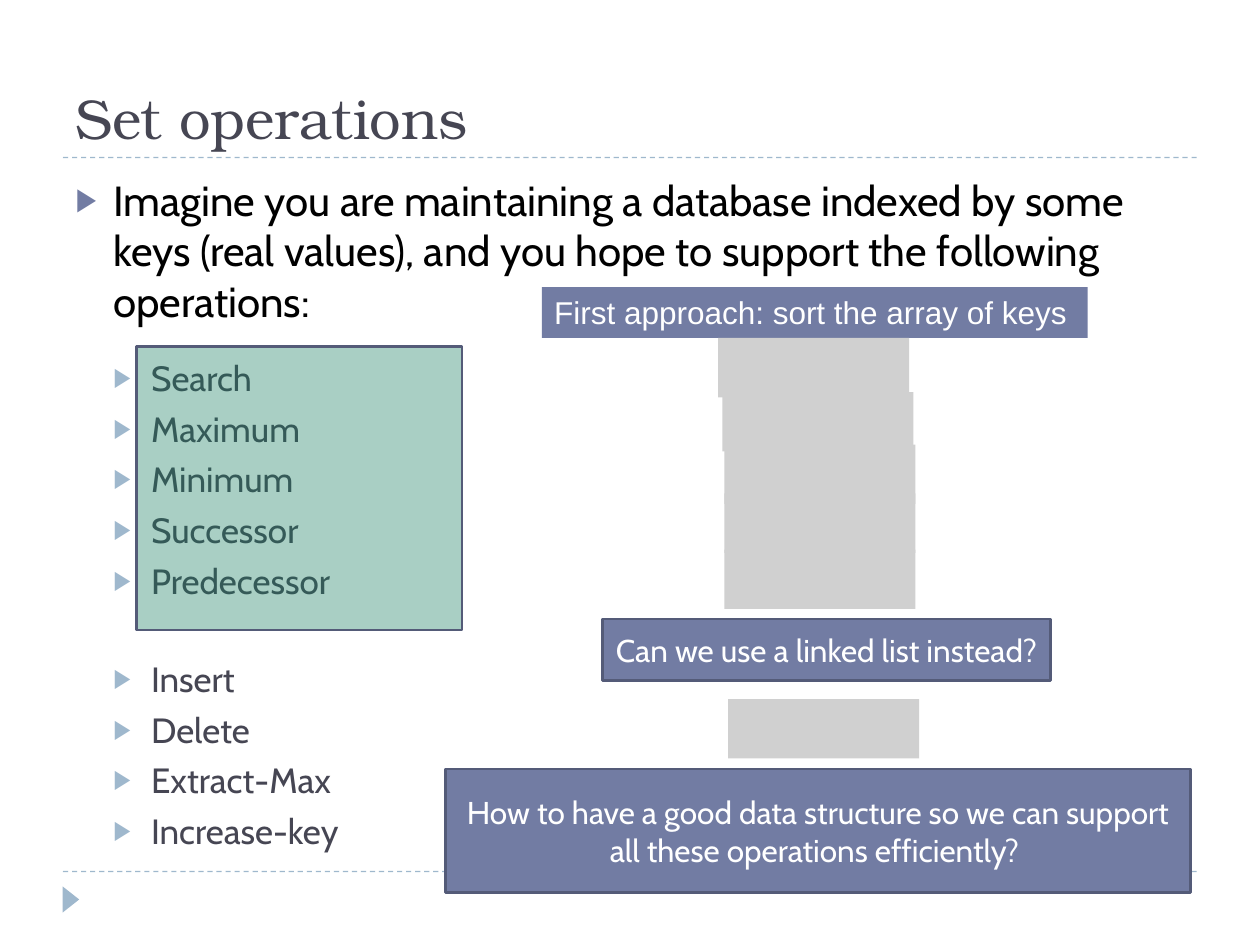
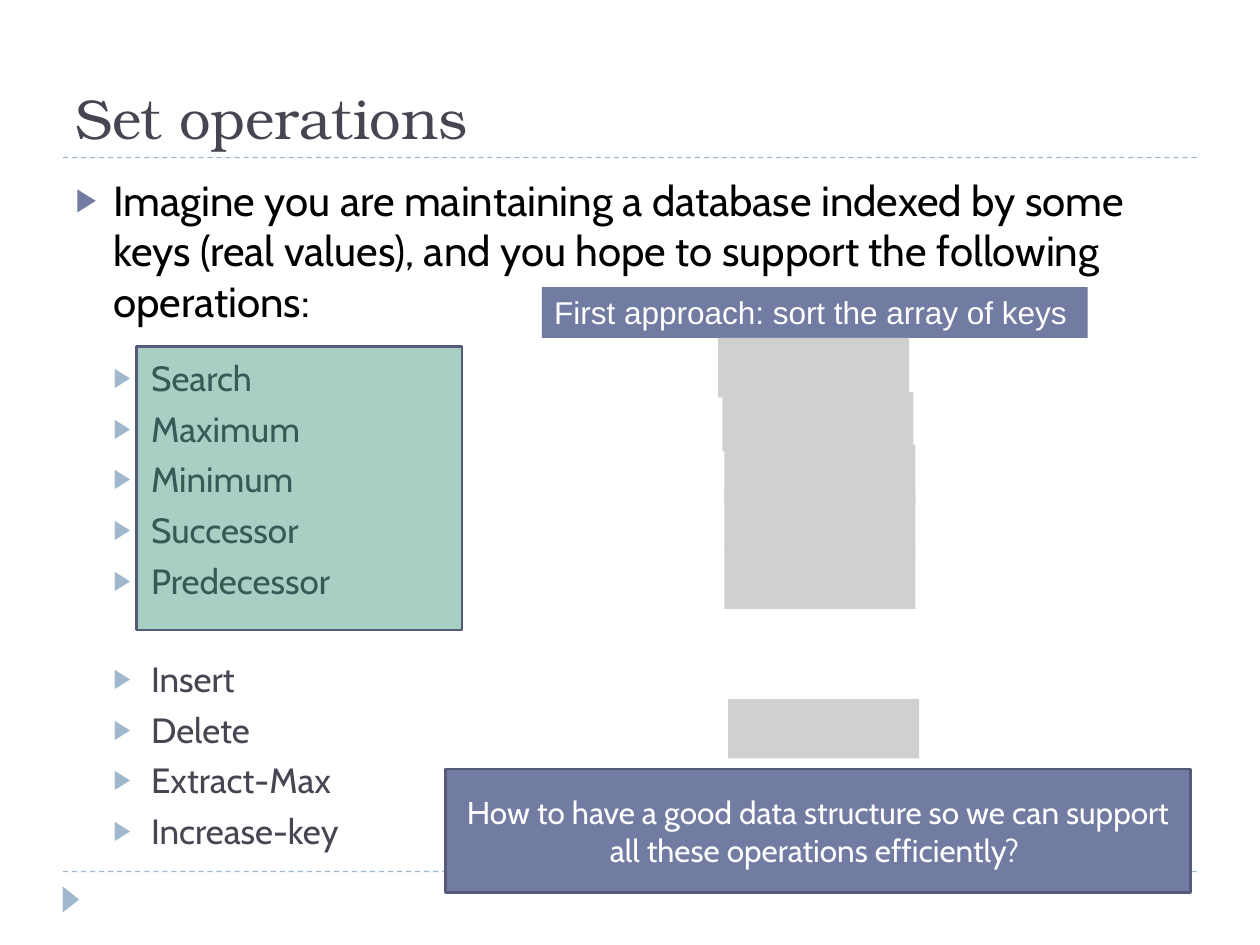
Before and after one commit to eldridgejm/dsc40b-2021-wi-public, a slide deck: slide 2 of published/lectures/08-bst/slides-wang.pptx. Drawn at 1260x945 pixels with LibreOffice and Linux fonts; fonts in the diff are those of the drawing; grey boxes stand for pictures. Boxes give left, top, right and bottom in pixels: in the first picture for what was removed or moved away, otherwise in the second. Text is boxed around its words. In the diff, an @@ line names an element or a change of style, - is before the commit and + after.

```diff
--- a/published/lectures/08-bst/slides-wang.pptx
+++ b/published/lectures/08-bst/slides-wang.pptx
@@ rectangle removed at (602, 619, 1050, 680) @@
-Can we use a linked list instead?
```
Also in this commit, not shown: 5 other slides changed, 4 slides added, 4 slides removed, 1 other file.
